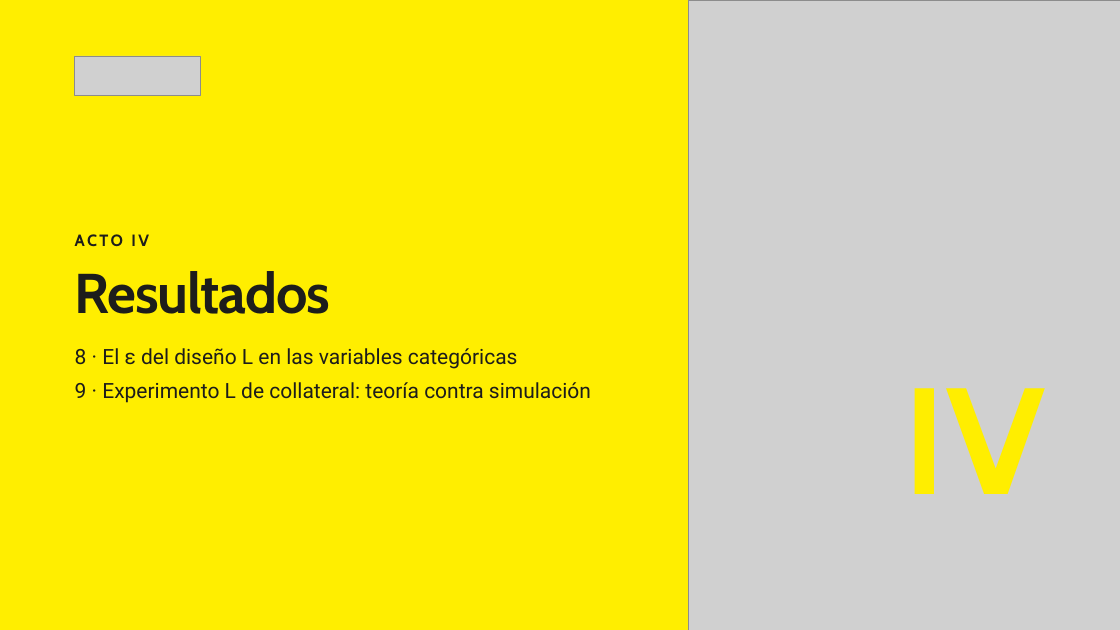
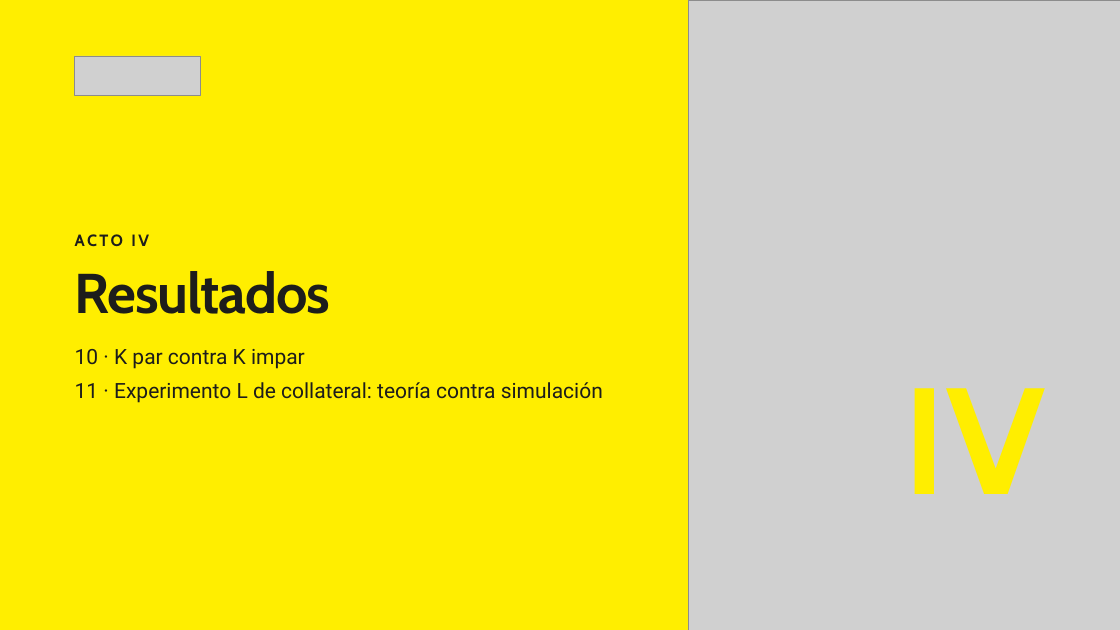
Before and after one commit to tomasSiSa18/TesisPregrado, a slide deck: slide 32 of PresentacionSemana10/Avances semana 10.pptx (slide 27 before the commit). Drawn at 1120x630 pixels with LibreOffice and Linux fonts; fonts in the diff are those of the drawing; grey boxes stand for pictures. Boxes give left, top, right and bottom in pixels: in the first picture for what was removed or moved away, otherwise in the second. Text is boxed around its words. In the diff, an @@ line names an element or a change of style, - is before the commit and + after.

```diff
--- a/PresentacionSemana10/Avances semana 10.pptx
+++ b/PresentacionSemana10/Avances semana 10.pptx
@@ text at [75, 349, 305, 369]: text changed @@
-8 · El ε del diseño L en las variables categóricas
+10 · K par contra K impar
@@ text at [75, 382, 603, 403]: text changed @@
-9 · Experimento L de collateral: teoría contra simulación
+11 · Experimento L de collateral: teoría contra simulación
```
Also in this commit, not shown: 36 other slides changed, 6 slides added, 2 slides removed, 1 other file.
